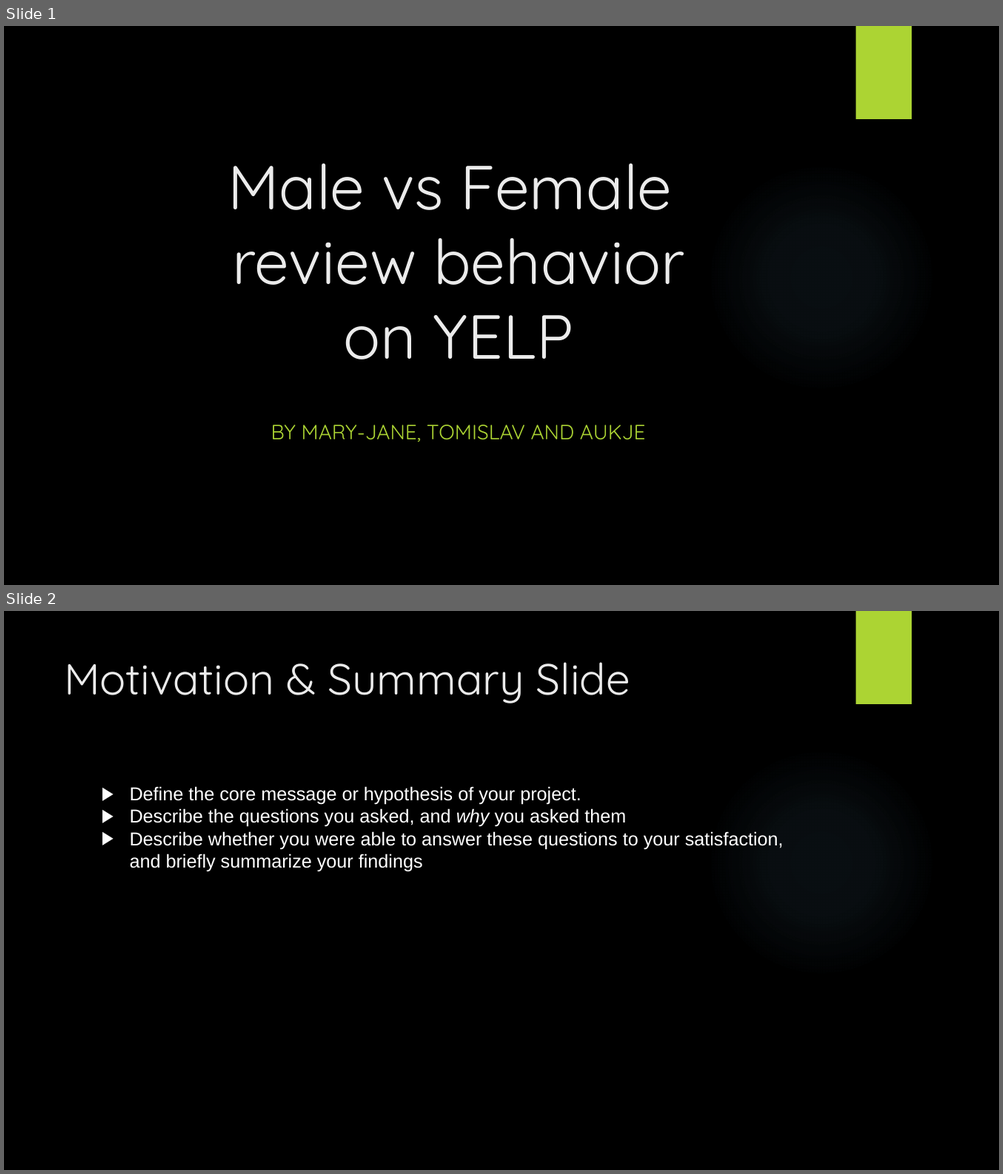
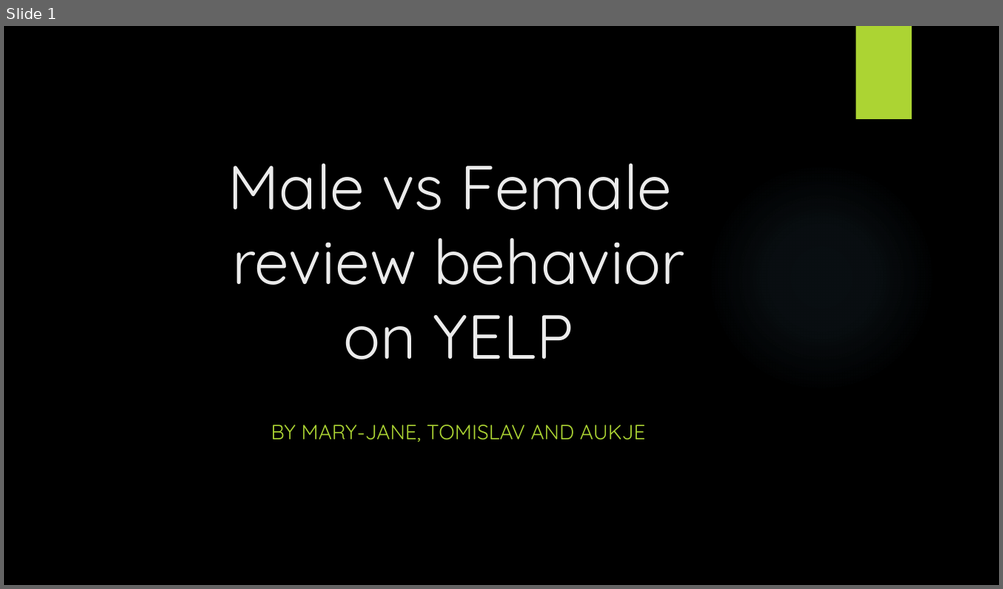
Before and after one commit to DutchDS/Project-1, a slide deck: Presentation.pptx. Shown one above the other, each under a label of ours: slides 1 and 2 before the commit, slide 1 after it. The pictures are 1003x1174 and 1003x589 pixels, drawn with LibreOffice and Linux fonts; fonts in the diff are those of the drawing; background and template pictures are left out. Boxes give left, top, right and bottom in pixels: in the first picture for what was removed or moved away, otherwise in the second. Text is boxed around its words. In the diff, an @@ line names an element or a change of style, - is before the commit and + after.

```diff
--- a/Presentation.pptx
+++ b/Presentation.pptx
@@ slide 2 removed at (4, 611, 999, 1170), background picture (left out); not listed: 2 template elements that a slide beside it also shows @@
@@ title removed at (64, 662, 630, 703) @@
-Motivation & Summary Slide
@@ text removed at (130, 786, 783, 871) @@
-▶ Define the core message or hypothesis of your project.
-▶ Describe the questions you asked, and why you asked them
-▶ Describe whether you were able to answer these questions to your satisfaction, and briefly summarize your findings
```
Also in this commit, not shown: 1 slide changed, 6 slides added, 1 other slide removed.
